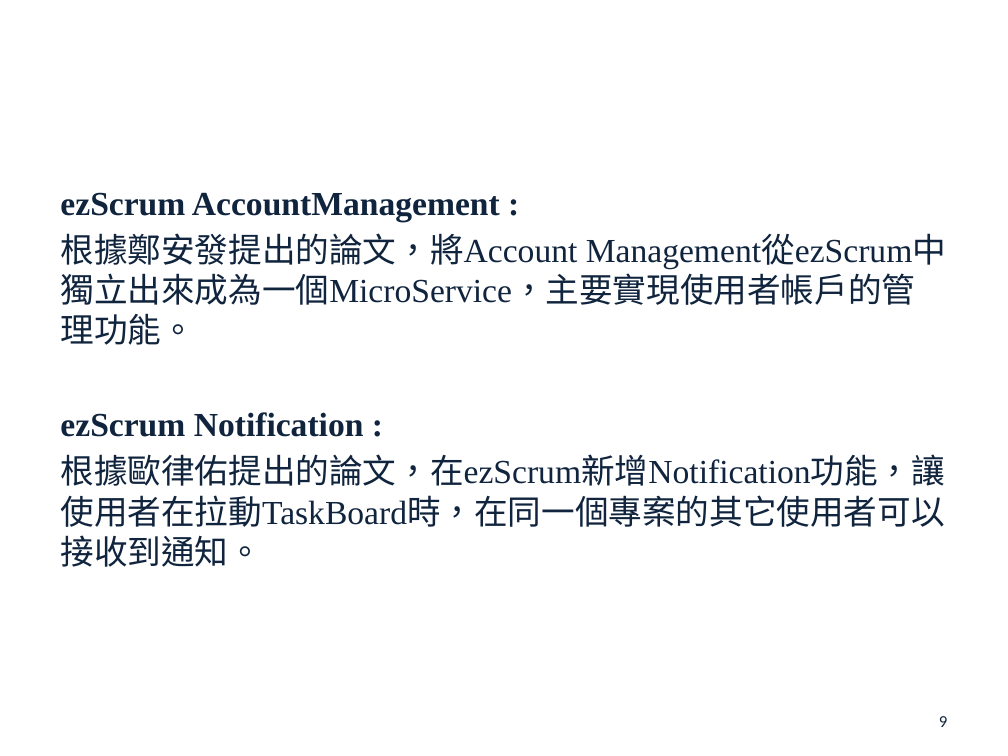
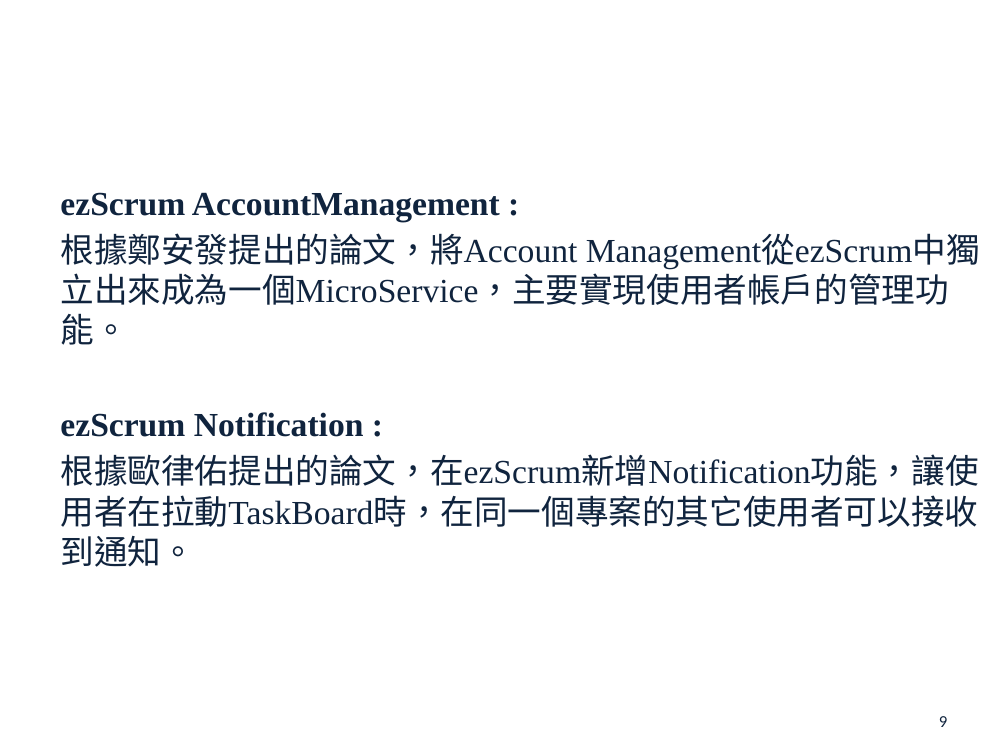
Before and after one commit to john78530/thesis, a slide deck: slide 9 of Oral.pptx. Drawn at 1008x756 pixels with LibreOffice and Linux fonts; fonts in the diff are those of the drawing; background and template pictures are left out. Boxes give left, top, right and bottom in pixels: in the first picture for what was removed or moved away, otherwise in the second. Text is boxed around its words. In the diff, an @@ line names an element or a change of style, - is before the commit and + after.

```diff
--- a/Oral.pptx
+++ b/Oral.pptx
@@ text "ezScrum AccountManagement :" rewrapped from [60, 192, 945, 567] to [60, 192, 978, 567] @@
```
Also in this commit, not shown: 8 other slides changed, 1 slide removed.
